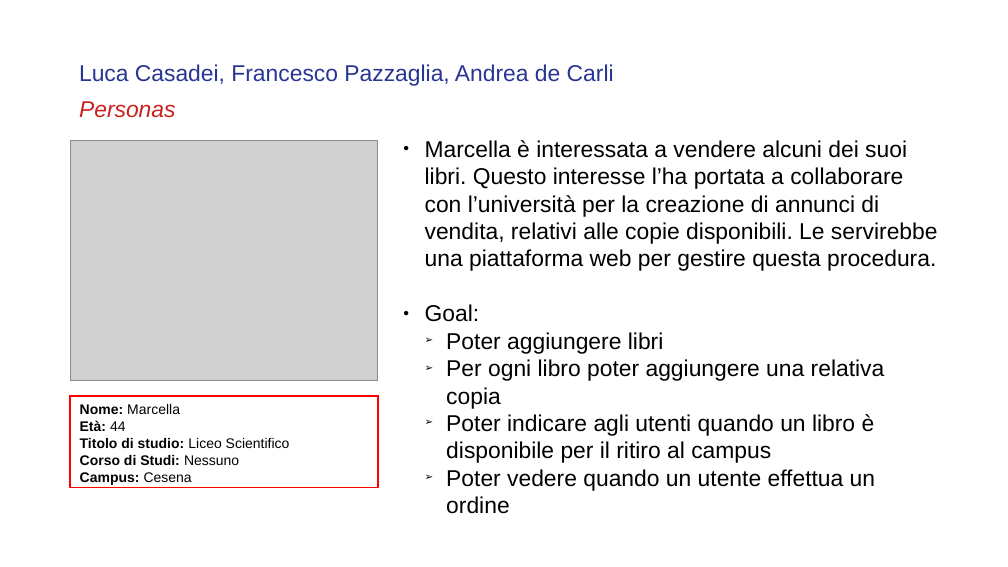
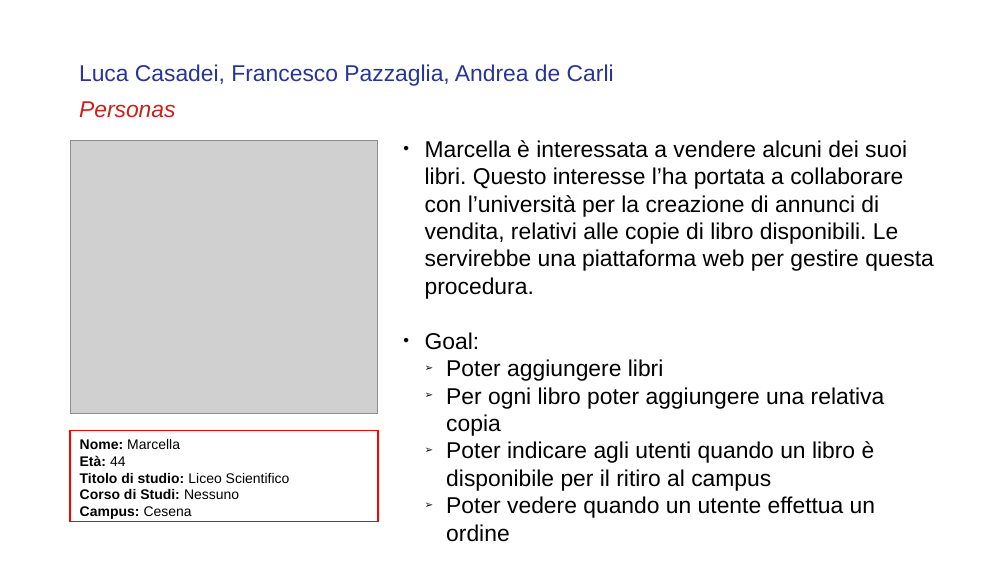
Before and after one commit to luca-casadei/web-assignment, a slide deck: slide 3 of docs/ProcessoAnalisi.odp. Drawn at 1008x567 pixels with LibreOffice and Linux fonts; fonts in the diff are those of the drawing; grey boxes stand for pictures. Boxes give left, top, right and bottom in pixels: in the first picture for what was removed or moved away, otherwise in the second. Text is boxed around its words. In the diff, an @@ line names an element or a change of style, - is before the commit and + after.

```diff
--- a/docs/ProcessoAnalisi.odp
+++ b/docs/ProcessoAnalisi.odp
@@ picture: place and size @@
-picture at bbox=[70, 140, 379, 381]
+picture at bbox=[70, 140, 379, 413]
@@ text at bbox=[425, 140, 934, 299]: text changed @@
-● Marcella è interessata a vendere alcuni dei suoi libri. Questo interesse l’ha portata a collaborare con l’università per la creazione di annunci di vendita, relativi alle copie disponibili. Le servirebbe una piattaforma web per gestire questa procedura.
+● Marcella è interessata a vendere alcuni dei suoi libri. Questo interesse l’ha portata a collaborare con l’università per la creazione di annunci di vendita, relativi alle copie di libro disponibili. Le servirebbe una piattaforma web per gestire questa procedura.
@@ rectangle "Nome: Marcella": place and size @@
-rectangle "Nome: Marcella" at bbox=[70, 396, 379, 488]
+rectangle "Nome: Marcella" at bbox=[70, 431, 379, 522]
```
Also in this commit, not shown: 8 other files.
